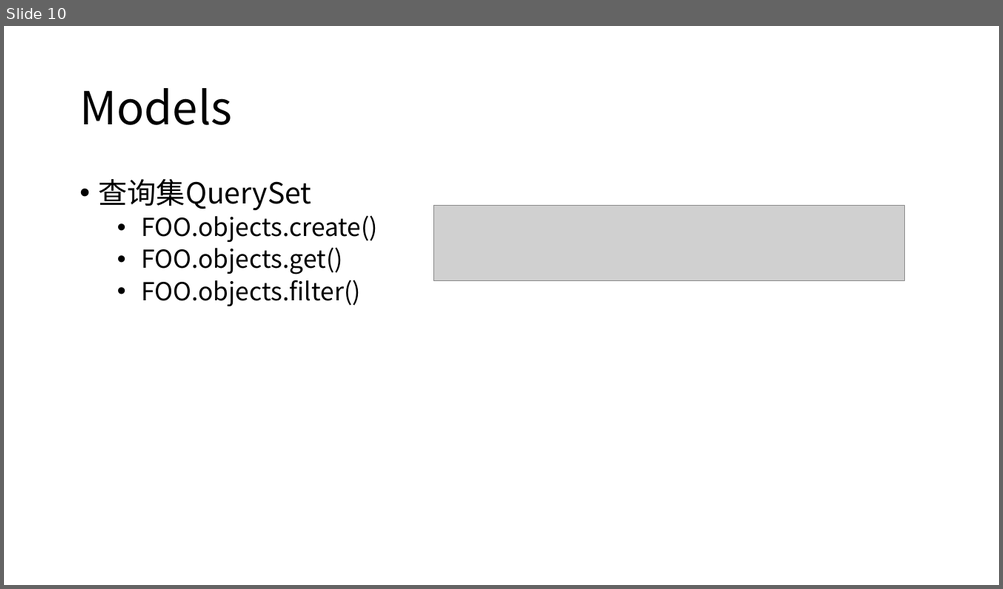
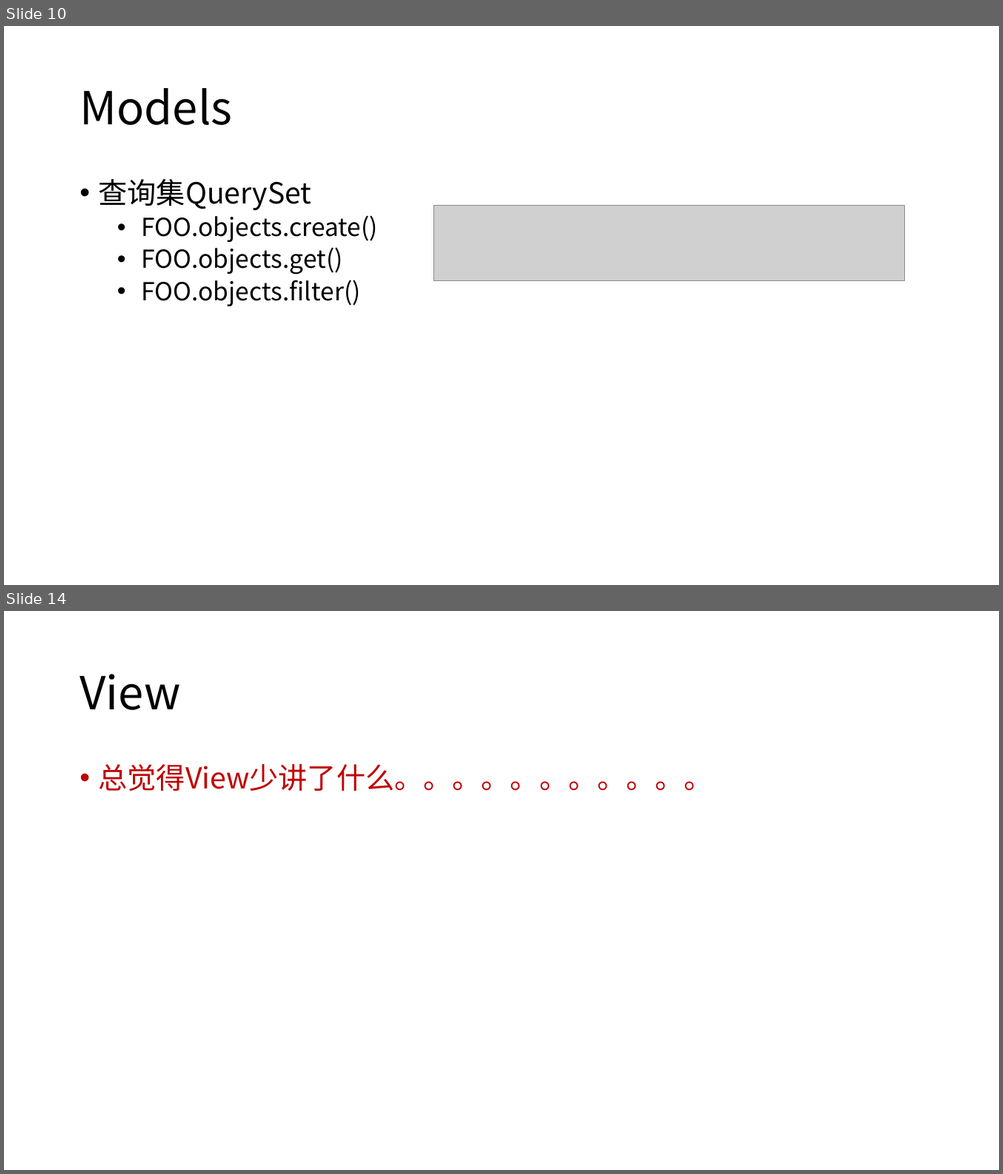
Before and after one commit to renqHIT/DemoQ, a slide deck: Django.pptx. Shown one above the other, each under a label of ours: slide 10 before the commit, slides 10 and 14 after it; the slides between them are not shown. The pictures are 1003x589 and 1003x1174 pixels, drawn with LibreOffice and Linux fonts; fonts in the diff are those of the drawing; grey boxes stand for pictures. Boxes give left, top, right and bottom in pixels: in the first picture for what was removed or moved away, otherwise in the second. Text is boxed around its words. In the diff, an @@ line names an element or a change of style, - is before the commit and + after.

```diff
--- a/Django.pptx
+++ b/Django.pptx
@@ slide 14 added at <box>4,611,999,1170</box>, background #FFFFFF @@
@@ title added at <box>79,674,180,710</box>, 44 pt, text #000000 @@
+View
@@ text added at <box>99,764,713,792</box>, 28 pt, text #C00000 @@
+• 总觉得View少讲了什么。。。。。。。。。。。
```
Also in this commit, not shown: 3 slides changed, 9 other slides added, 6 slides removed.
